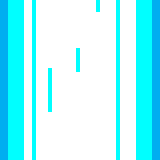
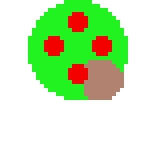
Layered file, before and after one edit (w=160, h=160). Changes by layer:
painted on "Layer 3 copy" over box(0, 0, 160, 160)
hid "Layer 1", moved it above "Layer 2", painted on it over box(0, 0, 160, 160)
renamed "Layer 3" to "Layer 2", hid it, painted on it over box(0, 0, 160, 160)
